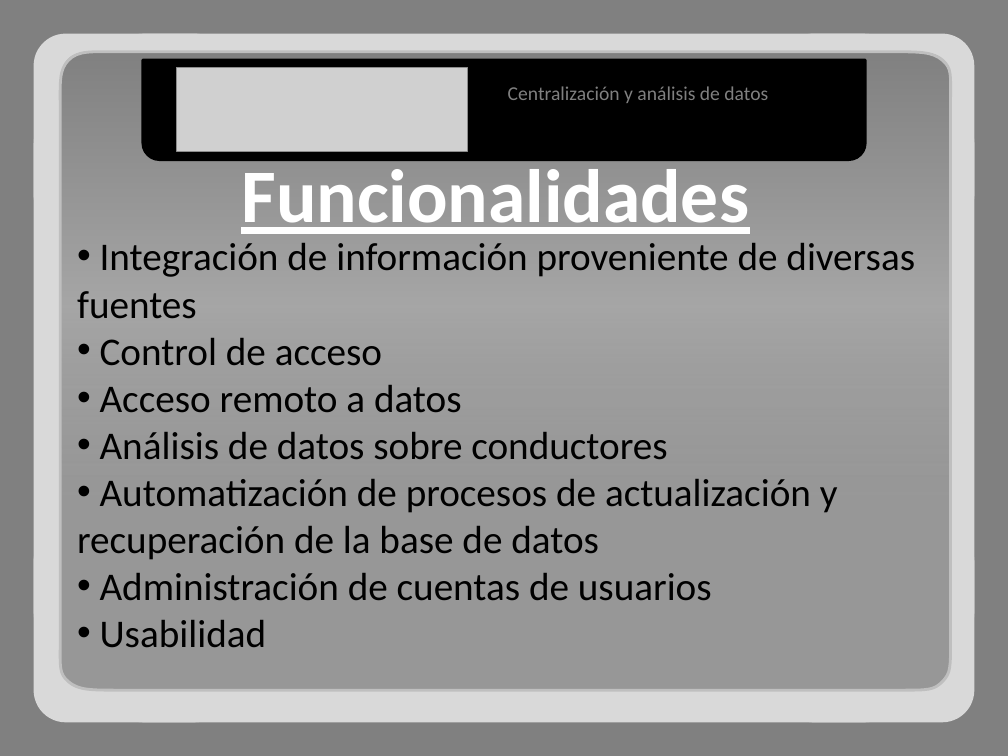
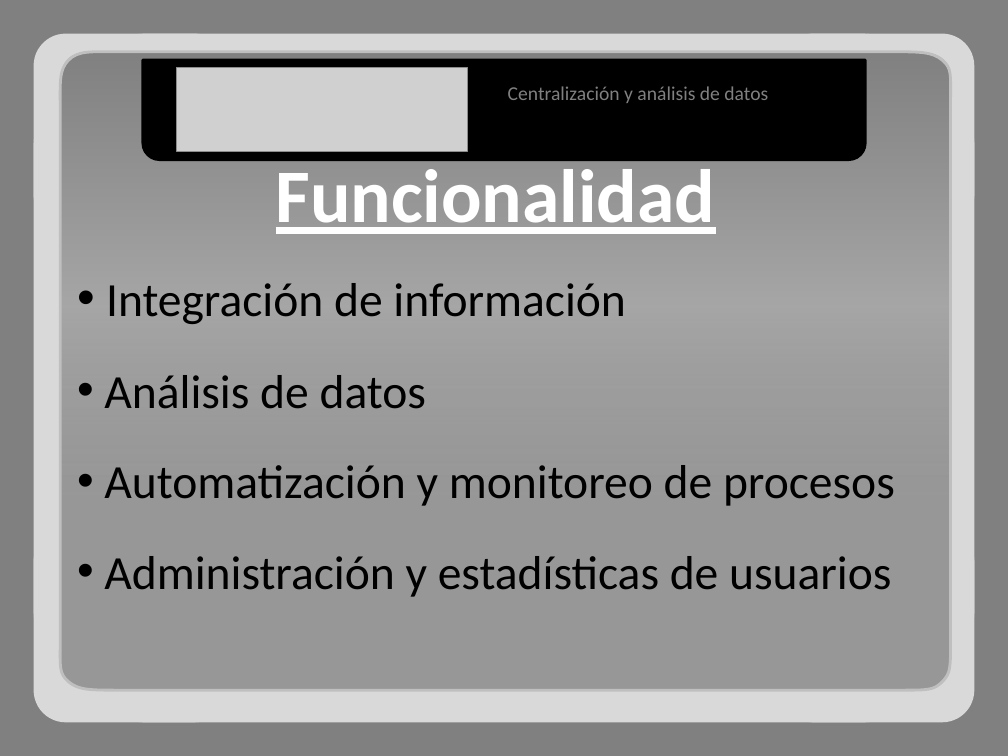
Before and after one commit to adrianachelotti/tallerdesarrollo1ero2011, a slide deck: slide 3 of Presentacion/Tecnica/Presentacion Tecnica.pptx. Drawn at 1008x756 pixels with LibreOffice and Linux fonts; fonts in the diff are those of the drawing; grey boxes stand for pictures. Boxes give left, top, right and bottom in pixels: in the first picture for what was removed or moved away, otherwise in the second. Text is boxed around its words. In the diff, an @@ line names an element or a change of style, - is before the commit and + after.

```diff
--- a/Presentacion/Tecnica/Presentacion Tecnica.pptx
+++ b/Presentacion/Tecnica/Presentacion Tecnica.pptx
@@ text at (276, 160, 716, 234): text changed @@
-Funcionalidades
+Funcionalidad
@@ text at (104, 283, 895, 597): text changed; size 28 to 34 pt @@
-• Integración de información proveniente de diversas fuentes
-• Control de acceso
-• Acceso remoto a datos
-• Análisis de datos sobre conductores
-• Automatización de procesos de actualización y recuperación de la base de datos
-• Administración de cuentas de usuarios
-• Usabilidad
+• Integración de información
+• Análisis de datos
+• Automatización y monitoreo de procesos
+• Administración y estadísticas de usuarios
```
Also in this commit, not shown: 9 other slides changed, 2 slides removed, 1 other file.
